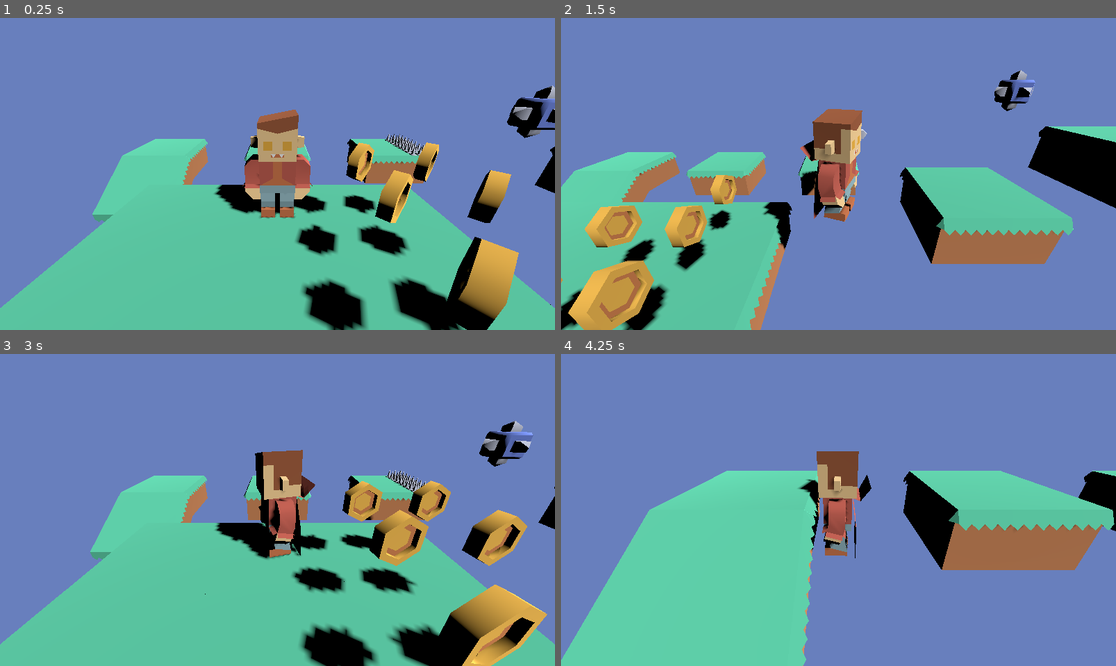
Above: before the commit, frames 1-4 (two rows, left to right).
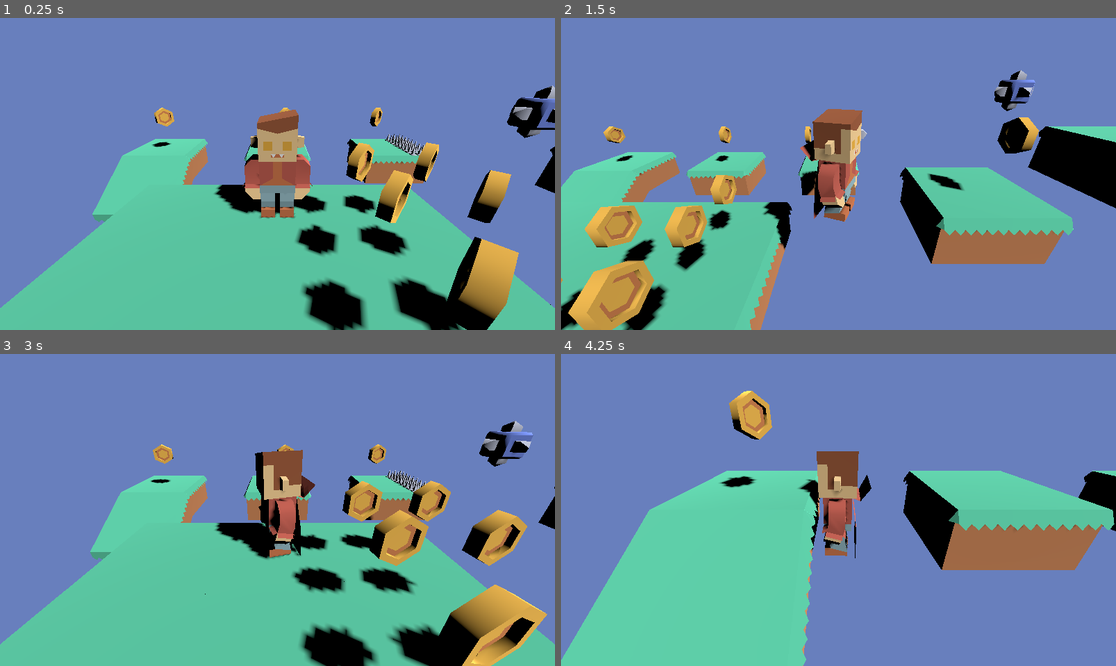
Above: after the commit, the same moments.

Repository: IsaacRF/test-platformer-3d
Game: Godot game, scene res://Levels/Level1.tscn
Two runs of this game, one before a commit and one after it. Both use one fixed random seed, a clock stepped at 60 frames per second and the inputs below.
Inputs:
- Up to frame 1 (0.25 s): no input
- Up to frame 2 (1.5 s): hold D (move_right) 0.53-1.28 s; tap Space (jump) at 0.77 s; hold S (move_backward) from 1.28 s (still down)
- Up to frame 3 (3 s): tap Space (jump) at 1.52 s; release S (move_backward) at 2.03 s; hold D (move_right) 2.03-2.78 s; hold W (move_forward) from 2.78 s (still down)
- Up to frame 4 (4.25 s): tap Space (jump) at 3.02, 3.77 s; release W (move_forward) at 3.53 s; hold A (move_left) from 3.53 s (still down)

The runs differ from the first frame. In frame 1, 0.3% of the frame differs, in the area x 27-69%, y 28-42%; in frame 2, 1.2%, in the area x 7-87%, y 31-56%; in frame 3, 0.4%; in frame 4, 1.0%.

Commit message:
Add more coins to the level

Diff:
--- a/Levels/Level1.tscn
+++ b/Levels/Level1.tscn
@@ -96,3 +96,15 @@
 
 [node name="CoinGold6" parent="." instance=ExtResource("6_vi4e5")]
 transform = Transform3D(1, 0, 0, 0, 1, 0, 0, 0, 1, 1.26339, 0.763702, 0.309562)
+
+[node name="CoinGold7" parent="." instance=ExtResource("6_vi4e5")]
+transform = Transform3D(1, 0, 0, 0, 1, 0, 0, 0, 1, -3.73661, 0.763702, -3.69044)
+
+[node name="CoinGold8" parent="." instance=ExtResource("6_vi4e5")]
+transform = Transform3D(1, 0, 0, 0, 1, 0, 0, 0, 1, 0.26339, 0.763702, -3.69044)
+
+[node name="CoinGold9" parent="." instance=ExtResource("6_vi4e5")]
+transform = Transform3D(1, 0, 0, 0, 1, 0, 0, 0, 1, 3.26339, 0.763702, -3.69044)
+
+[node name="CoinGold10" parent="." instance=ExtResource("6_vi4e5")]
+transform = Transform3D(1, 0, 0, 0, 1, 0, 0, 0, 1, 7.26339, 1.7637, 0.309562)
